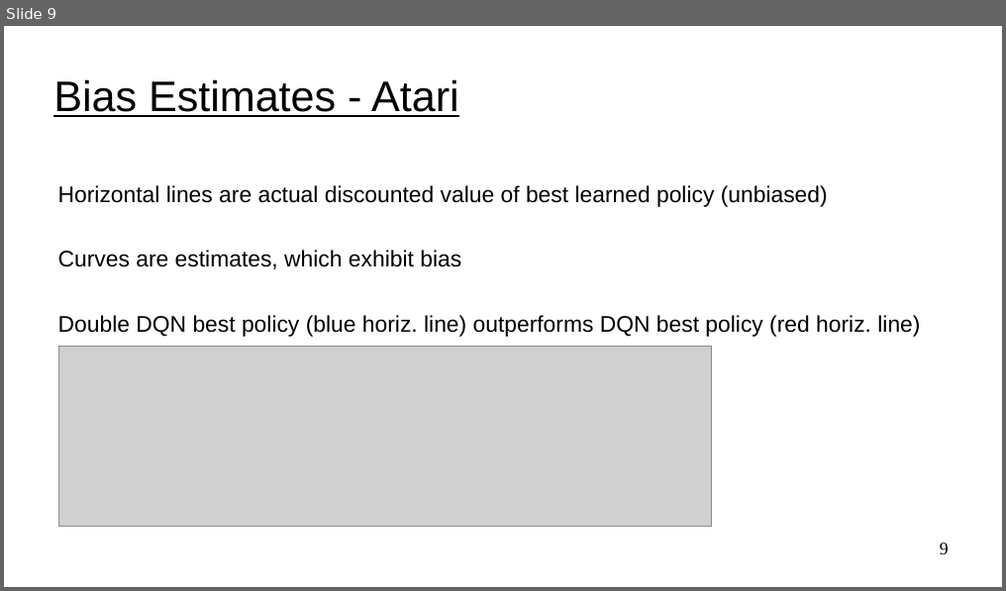
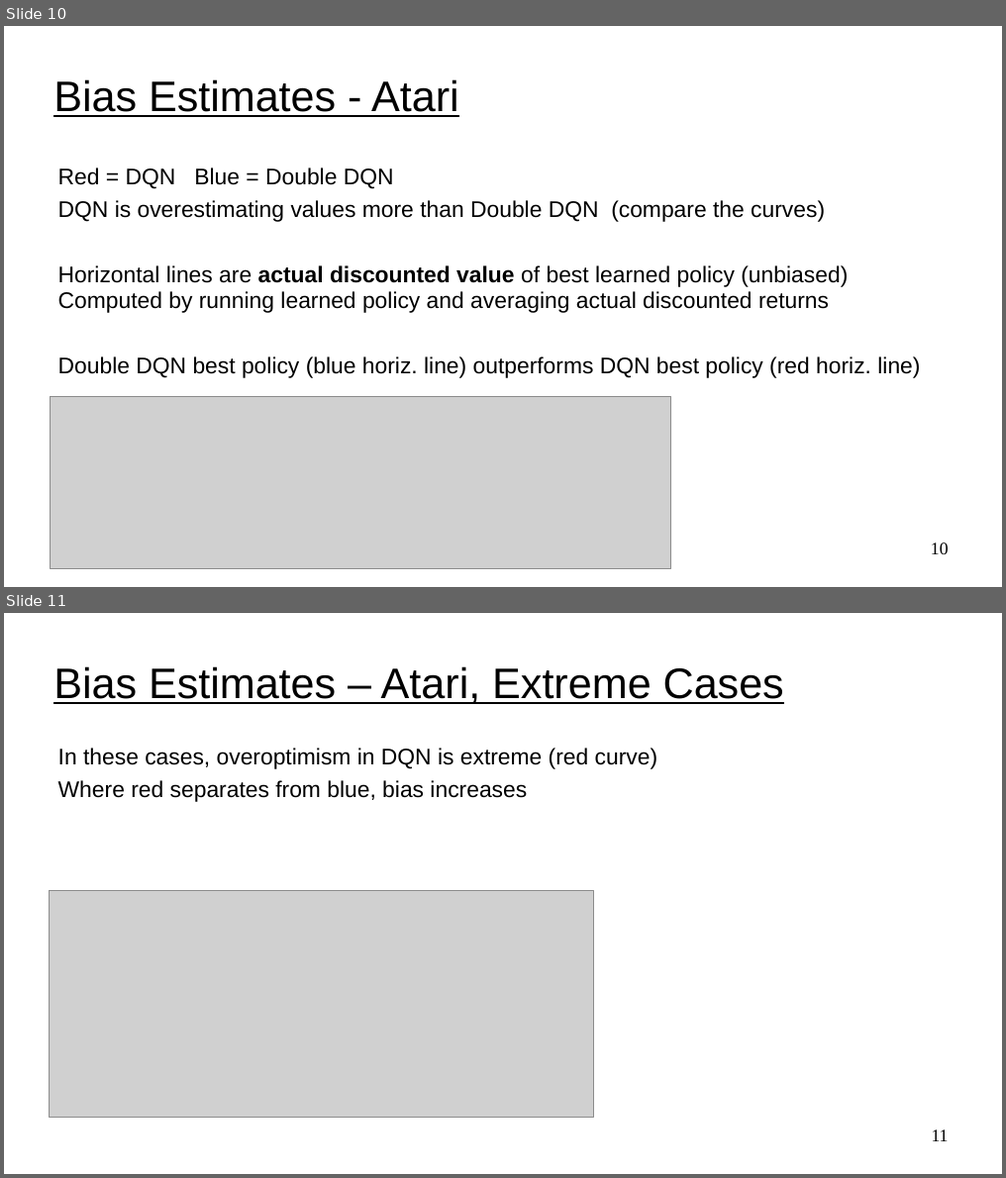
Before and after one commit to UVADS/reinforcement_learning, a slide deck: 06_deep_q_networks_extensions/dqn_extensions.ppt. Shown one above the other, each under a label of ours: slide 9 before the commit, slides 10 and 11 after it. The pictures are 1006x591 and 1006x1178 pixels, drawn with LibreOffice and Linux fonts; fonts in the diff are those of the drawing; grey boxes stand for pictures. Boxes give left, top, right and bottom in pixels: in the first picture for what was removed or moved away, otherwise in the second. Text is boxed around its words. In the diff, an @@ line names an element or a change of style, - is before the commit and + after.

```diff
--- a/06_deep_q_networks_extensions/dqn_extensions.ppt
+++ b/06_deep_q_networks_extensions/dqn_extensions.ppt
@@ slide 11 added at box(4, 613, 1002, 1174), background #FFFFFF @@
@@ title added at box(54, 666, 784, 704), 34 pt, text #000000, underline @@
+Bias Estimates – Atari, Extreme Cases
@@ text added at box(58, 748, 657, 802), 18 pt, text #000000 @@
+In these cases, overoptimism in DQN is extreme (red curve)
+Where red separates from blue, bias increases
@@ picture added at box(50, 890, 593, 1118) @@
@@ page number added at box(932, 1130, 948, 1142), 14 pt, text #000000 @@
+11
@@ what was slide 9 is now slide 10 @@
@@ slide 10 changed as well @@
@@ text "Red = DQN Blue = ...": place and size @@
-text "Red = DQN Blue = ..." at box(58, 185, 920, 337)
+text "Red = DQN Blue = ..." at box(58, 168, 920, 378)
@@ text at box(58, 168, 847, 313): text changed @@
-Horizontal lines are actual discounted value of best learned policy (unbiased)
-Curves are estimates, which exhibit bias
+Red = DQN Blue = Double DQN
+DQN is overestimating values more than Double DQN (compare the curves)
+Horizontal lines are actual discounted value of best learned policy (unbiased)
+Computed by running learned policy and averaging actual discounted returns
@@ picture: place and size @@
-picture at box(59, 347, 712, 527)
+picture at box(51, 397, 671, 570)
@@ page number at box(931, 543, 948, 555): text changed @@
-9
+10
```
Also in this commit, not shown: 5 other slides changed, 2 other slides added, 1 slide removed, 1 other file.
